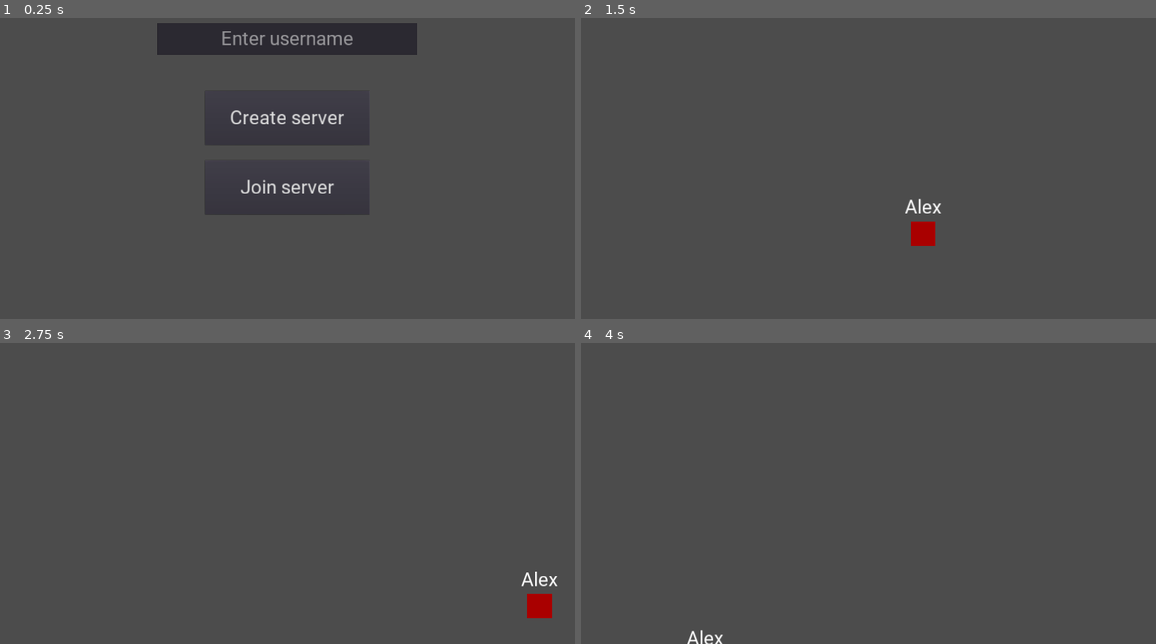
Above: before the commit, frames 1-4 (two rows, left to right).
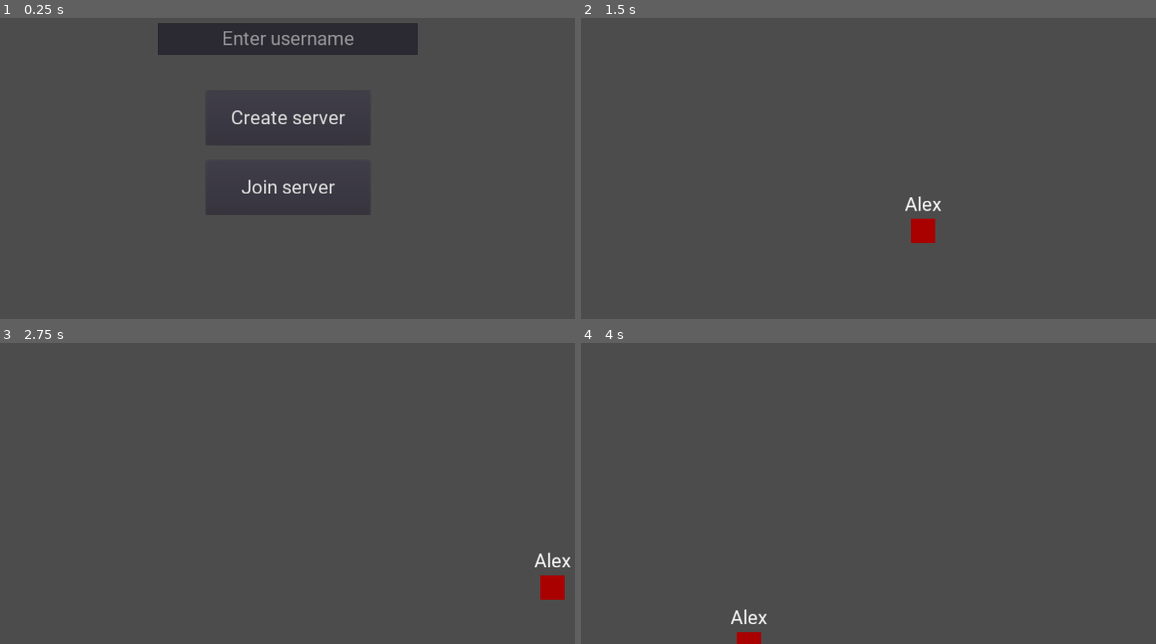
Above: after the commit, the same moments.

Repository: Kristofers-Solo/FuncIt
Game: Godot game, scene res://scenes/main_menu.tscn
The game is run twice, just before and just after one commit, with the same random seed, the same clock (stepped at 60 frames per second) and the same inputs.
Inputs (mouse positions are in pixels of both pictures, inside the frame that each line leads up to):
- Up to frame 1 (0.25 s): no input
- Up to frame 2 (1.5 s): click (868, 39) at 0.52 s; type "Alex" at 0.6 s; click "Create server" at 1.25 s
- Up to frame 3 (2.75 s): hold D (move_right) from 2.03 s (still down); tap M (mode_switch) at 2.1 s; tap Space (jump) at 2.27 s
- Up to frame 4 (4 s): tap Shift (stop) at 2.85 s; tap Space (jump) at 3.02 s; release D (move_right) at 3.53 s; hold A (move_left) from 3.53 s (still down); tap M (mode_switch) at 3.6 s

The runs differ from the first frame. In frame 1, 1.1% of the frame differs, in the area x 27-73%, y 1-59%; in frame 2, 0.3%; in frame 3, 0.8%; in frame 4, 0.4%.
Error before the commit: Invalid get index '3' (on base: 'Array'). (res://code/server/network.gd:19)
Error after the commit: Invalid get index '3' (on base: 'Array'). (res://code/server/network.gd:26)

Commit message:
Added Spawn locations

Diff:
--- a/kristofers/game/code/game.gd
+++ b/kristofers/game/code/game.gd
@@ -12,8 +12,8 @@
 
 
 func setup_player_positions() -> void:
-	for player in Players.get_children():
-		if player.is_in_group("player"):
+	for player in PersistentNodes.get_children():
+		if player.is_in_group("Player"):
 			for spawn_location in $spawn_locations.get_children():
 				if int(spawn_location.name) == current_spawn_location_instance_number and current_player_location_instance_number != player:
 					player.rpc("update_position", spawn_location.global_position)
@@ -22,6 +22,6 @@
 
 
 func _player_disconnected(id) -> void:
-	if Players.has_node(str(id)):
-		Players.get_node(str(id)).username_text_instance.queue_free()
-		Players.get_node(str(id)).queue_free()
+	if PersistentNodes.has_node(str(id)):
+		PersistentNodes.get_node(str(id)).username_text_instance.queue_free()
+		PersistentNodes.get_node(str(id)).queue_free()
--- a/kristofers/game/code/global.gd
+++ b/kristofers/game/code/global.gd
@@ -1,6 +1,8 @@
 extends Node
 
+var player_master = null
 var ui = null
+var alive_players = []
 
 func instance_node_at_location(node: Object, parent: Object, location: Vector2) -> Object:
 	var node_instance = instance_node(node, parent)
--- a/kristofers/game/code/player.gd
+++ b/kristofers/game/code/player.gd
@@ -7,7 +7,7 @@
 
 var speed = 50
 var velocity = Vector2()
-var fly = false
+var fly = true
 
 var username_text = load("res://scenes/username_text.tscn")
 var username setget username_set
@@ -23,7 +23,7 @@
 
 func _ready():
 	get_tree().connect("network_peer_connected", self, "_network_peer_connected")
-	username_text_instance = Global.instance_node_at_location(username_text, Players, global_position)
+	username_text_instance = Global.instance_node_at_location(username_text, PersistentNodes, global_position)
 	username_text_instance.player_following = self
 
 
@@ -121,3 +121,27 @@
 		rset_unreliable("puppet_position", global_position)
 		rset_unreliable("puppet_velocity", velocity)
 		rset_unreliable("puppet_rotation", rotation_degrees)
+
+
+sync func update_position(pos):
+	global_position = pos
+	puppet_position = pos
+
+
+sync func destroy() -> void:
+	username_text_instance.visible = false
+	visible = false
+	$CollisionShape2D.disabled = true
+	$Hitbox/CollisionShape2D.disabled = true
+	Global.alive_players.erase(self)
+
+	if get_tree().has_network_peer():
+		if is_network_master():
+			Global.player_master = null
+
+
+func _exit_tree() -> void:
+	Global.alive_players.erase(self)
+	if get_tree().has_network_peer():
+		if is_network_master():
+			Global.player_master = null
--- a/kristofers/game/code/server/network.gd
+++ b/kristofers/game/code/server/network.gd
@@ -1,13 +1,20 @@
 extends Node
 
 const DEFAULT_PORT = 28960
-const MAX_CLIENTS = 3
+const MAX_CLIENTS = 4
 
 var server = null
 var client = null
 
 var ip_address = ""
 var current_player_username = ""
+
+var client_connected_to_server = false
+
+var networked_object_name_index = 0 setget networked_object_name_index_set
+puppet var puppet_networked_object_name_index = 0 setget puppet_networked_object_name_index_set
+
+onready var client_connection_timeout_timer = Timer.new()
 
 
 func _ready() -> void:
@@ -39,6 +46,11 @@
 	get_tree().set_network_peer(client)
 
 
+func reset_network_connection() -> void:
+	if get_tree().has_network_peer():
+		get_tree().network_peer = null
+
+
 func reset_network_connections():
 	if get_tree().has_network_peer():
 		get_tree().network_peer = null
@@ -51,12 +63,42 @@
 func _server_disconnected() -> void:
 	print("Disconnected from the server")
 
-	for child in Players.get_children():
+	for child in PersistentNodes.get_children():
 		if child.is_in_group("Net"):
 			child.queue_free()
-
 	reset_network_connections()
 
 	if Global.ui != null:
 		var prompt = Global.instance_node(load("res://scenes/simple_prompt.tscn"), Global.ui)
 		prompt.set_text("Disconnected from server")
+
+
+func _client_connection_timeout():
+	if client_connected_to_server == false:
+		print("Client has been timed out")
+		reset_network_connection()
+
+		var connection_timeout_prompt = Global.instance_node(load("res://Simple_prompt.tscn"), get_tree().current_scene)
+		connection_timeout_prompt.set_text("Connection timed out")
+
+
+func _connection_failed():
+	for child in PersistentNodes.get_children():
+		if child.is_in_group("Net"):
+			child.queue_free()
+	reset_network_connection()
+
+	if Global.ui != null:
+		var prompt = Global.instance_node(load("res://Simple_prompt.tscn"), Global.ui)
+		prompt.set_text("Connection failed")
+
+
+func puppet_networked_object_name_index_set(new_value):
+	networked_object_name_index = new_value
+
+
+func networked_object_name_index_set(new_value):
+	networked_object_name_index = new_value
+
+	if get_tree().is_network_server():
+		rset("puppet_networked_object_name_index", networked_object_name_index)
--- a/kristofers/game/code/server/network_setup.gd
+++ b/kristofers/game/code/server/network_setup.gd
@@ -1,6 +1,9 @@
 extends Control
 
 var player = load("res://scenes/player.tscn")
+
+var current_spawn_location_instance_number = 1
+var current_player_for_spawn_location_number = null
 
 onready var multiplayer_config_ui = $multiplayer_configure
 onready var username_text_edit = $multiplayer_configure/username_text_edit
@@ -16,7 +19,17 @@
 	device_ip_address.text = Network.ip_address
 
 	if get_tree().network_peer != null:
-		pass
+		multiplayer_config_ui.hide()
+
+		current_spawn_location_instance_number = 1
+		for player in PersistentNodes.get_children():
+			if player.is_in_group("Player"):
+				for spawn_location in $Spawn_locations.get_children():
+					if int(spawn_location.name) == current_spawn_location_instance_number and current_player_for_spawn_location_number != player:
+						player.rpc("update_position", spawn_location.global_position)
+						player.rpc("enable")
+						current_spawn_location_instance_number += 1
+						current_player_for_spawn_location_number = player
 	else:
 		start_game.hide()
 
@@ -36,9 +49,9 @@
 
 func _player_disconnected(id) -> void:
 	print("Player " + str(id) + " has disconnected")
-	if Players.has_node(str(id)):
-		Players.get_node(str(id)).username_text_instance.queue_free()
-		Players.get_node(str(id)).queue_free()
+	if PersistentNodes.has_node(str(id)):
+		PersistentNodes.get_node(str(id)).username_text_instance.queue_free()
+		PersistentNodes.get_node(str(id)).queue_free()
 
 
 func _on_create_server_pressed():
@@ -61,11 +74,13 @@
 	instance_player(get_tree().get_network_unique_id())
 
 
+
 func instance_player(id) -> void:
-	var player_instance = Global.instance_node_at_location(player, Players, Vector2(rand_range(0, 1920), rand_range(0, 1080)))
+	var player_instance = Global.instance_node_at_location(player, PersistentNodes, Vector2(rand_range(0, 1920), rand_range(0, 1080)))
 	player_instance.name = str(id)
 	player_instance.set_network_master(id)
 	player_instance.username = username_text_edit.text
+	current_spawn_location_instance_number += 1
 
 
 func _on_start_game_pressed():
--- a/kristofers/game/project.godot
+++ b/kristofers/game/project.godot
@@ -10,7 +10,7 @@
 
 [application]
 
-config/name="Game_4"
+config/name="Kristofers Multiplayer game"
 run/main_scene="res://scenes/main_menu.tscn"
 config/icon="res://icon.png"
 
@@ -18,7 +18,7 @@
 
 Network="*res://code/server/network.gd"
 Global="*res://code/global.gd"
-Players="*res://scenes/players.tscn"
+PersistentNodes="*res://scenes/persistent_nodes.tscn"
 
 [display]
 
--- a/kristofers/game/scenes/main_menu.tscn
+++ b/kristofers/game/scenes/main_menu.tscn
@@ -15,6 +15,8 @@
 [node name="multiplayer_configure" type="Control" parent="."]
 anchor_right = 1.0
 anchor_bottom = 1.0
+margin_left = 2.5199
+margin_right = 2.5199
 __meta__ = {
 "_edit_use_anchors_": false
 }
--- /dev/null
+++ b/kristofers/game/scenes/persistent_nodes.tscn
@@ -0,0 +1,3 @@
+[gd_scene format=2]
+
+[node name="persistent_nodes" type="Node"]
--- a/kristofers/game/scenes/player.tscn
+++ b/kristofers/game/scenes/player.tscn
@@ -6,7 +6,10 @@
 [sub_resource type="RectangleShape2D" id=1]
 extents = Vector2( 16, 16 )
 
-[node name="player" type="KinematicBody2D"]
+[node name="player" type="KinematicBody2D" groups=[
+"Net",
+"Player",
+]]
 script = ExtResource( 2 )
 
 [node name="square" type="Sprite" parent="."]
--- a/kristofers/game/scenes/players.tscn
+++ /dev/null
@@ -1,3 +0,0 @@
-[gd_scene format=2]
-
-[node name="players" type="Node"]
--- a/kristofers/game/scenes/username_text.tscn
+++ b/kristofers/game/scenes/username_text.tscn
@@ -3,7 +3,9 @@
 [ext_resource path="res://font/roboto.tres" type="DynamicFont" id=1]
 [ext_resource path="res://code/username_text.gd" type="Script" id=2]
 
-[node name="username_text" type="Node2D"]
+[node name="username_text" type="Node2D" groups=[
+"Net",
+]]
 z_index = 10
 script = ExtResource( 2 )
 
